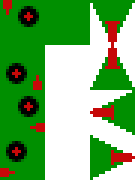
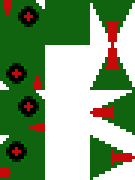
The second 135 x 180 image is a revision of the first. Changes to its layers:
painted on "Cola Oeste" over (90, 135, 123, 180)
painted on "Cabeza Oeste" over (0, 135, 45, 180)
painted on "Cola Este" over (102, 90, 135, 135)
painted on "Cabeza Este" over (0, 90, 45, 135)
painted on "Cola Sur" over (90, 57, 135, 90)
painted on "Cabeza Sur" over (0, 45, 45, 90)
painted on "Cola Norte" over (90, 0, 135, 33)
painted on "Cabeza Norte" over (0, 0, 45, 45)
painted on "Cuerpo" over (45, 0, 90, 45)
